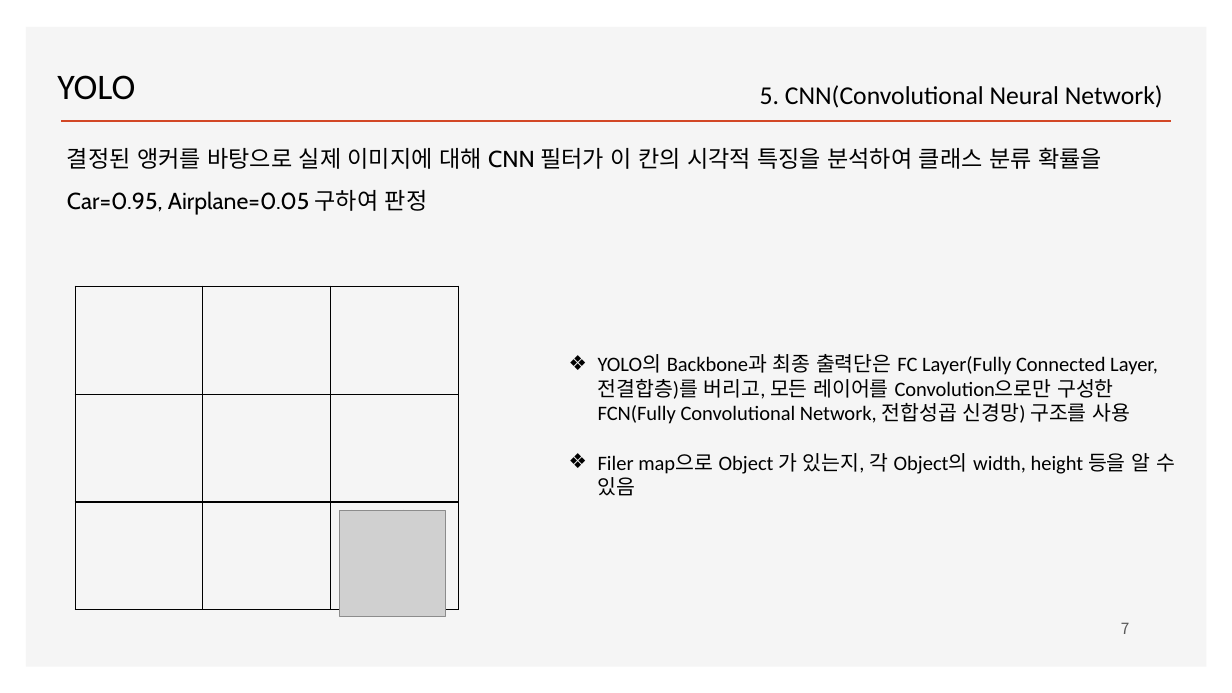
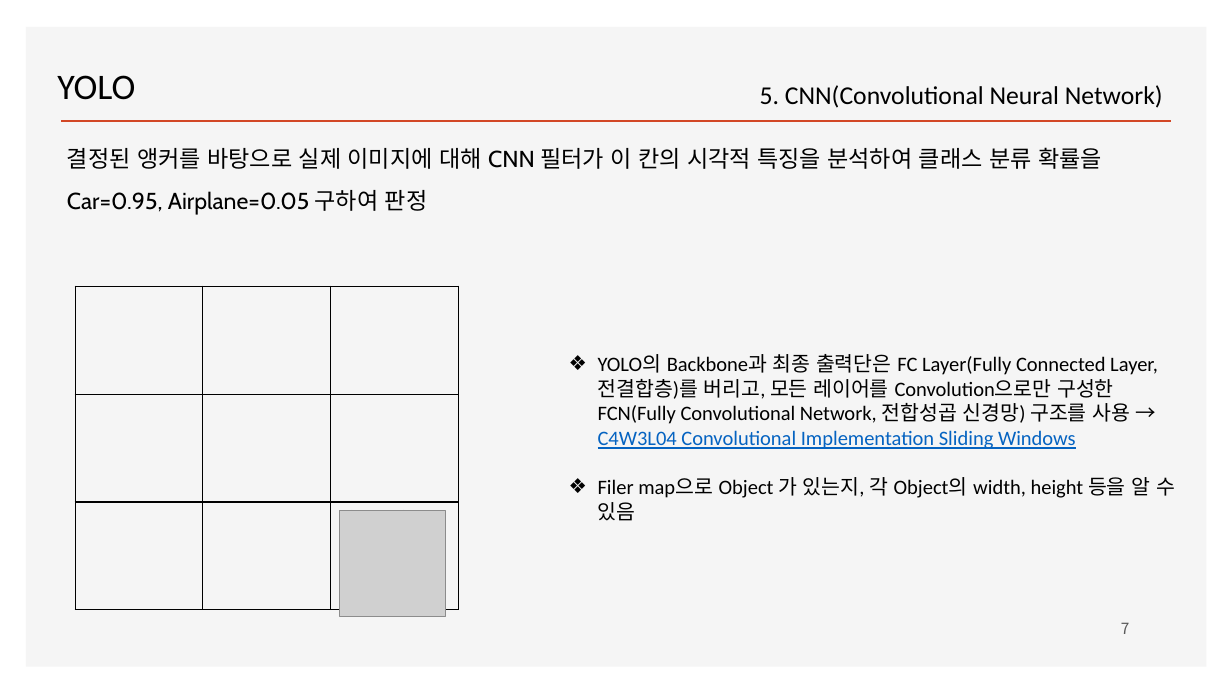
Before and after one commit to ancestor9/2026_Fall_Deep-Learning-with-Python, a slide deck: slide 7 of CNN/Object detection_YOLO.pptx. Drawn at 1232x693 pixels with LibreOffice and Linux fonts; fonts in the diff are those of the drawing; grey boxes stand for pictures; background and template pictures are left out. Boxes give left, top, right and bottom in pixels: in the first picture for what was removed or moved away, otherwise in the second. Text is boxed around its words. In the diff, an @@ line names an element or a change of style, - is before the commit and + after.

```diff
--- a/CNN/Object detection_YOLO.pptx
+++ b/CNN/Object detection_YOLO.pptx
@@ text at (598,354,1158,449): text changed @@
-❖ YOLO의 Backbone과 최종 출력단은 FC Layer(Fully Connected Layer, 전결합층)를 버리고, 모든 레이어를 Convolution으로만 구성한 FCN(Fully Convolutional Network, 전합성곱 신경망) 구조를 사용
+❖ YOLO의 Backbone과 최종 출력단은 FC Layer(Fully Connected Layer, 전결합층)를 버리고, 모든 레이어를 Convolution으로만 구성한 FCN(Fully Convolutional Network, 전합성곱 신경망) 구조를 사용 → C4W3L04 Convolutional Implementation Sliding Windows
```
Also in this commit, not shown: 1 slide added.
